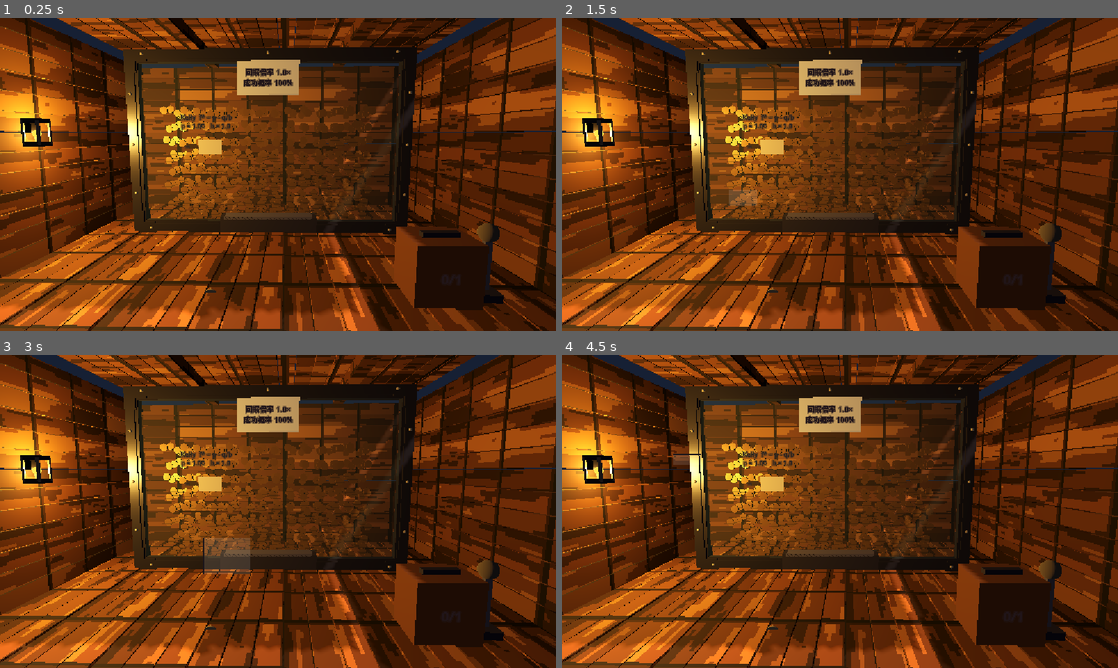
Above: before the commit, frames 1-4 (two rows, left to right).
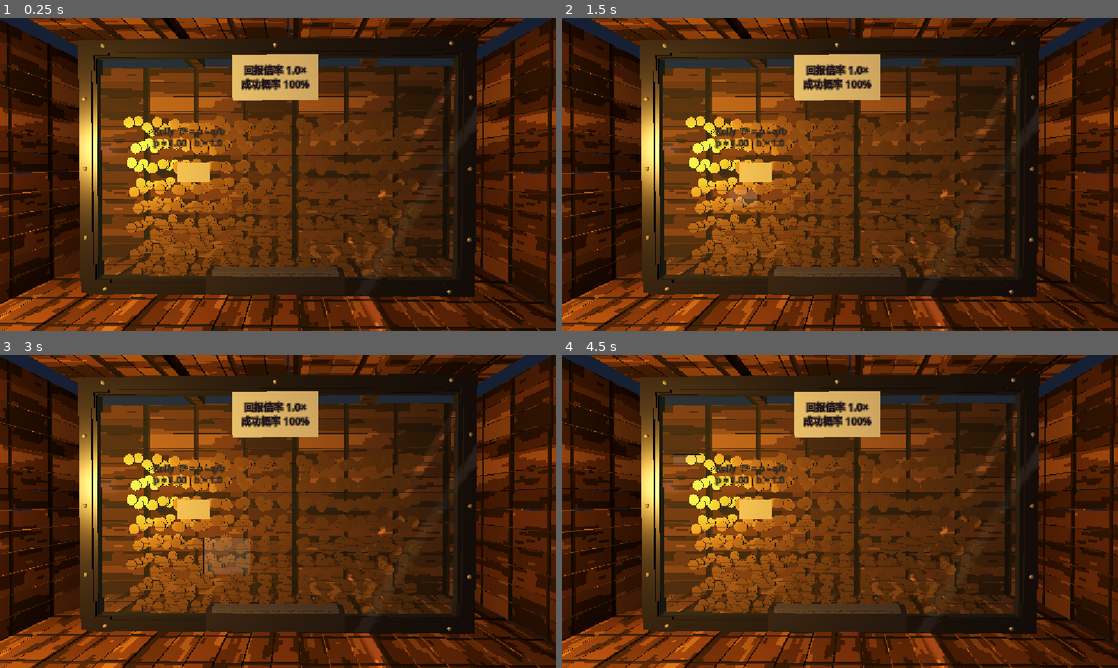
Above: after the commit, the same moments.

Repository: FFFpr/Ember-in-the-Night
Game: Godot game, scene res://art_style_demo/07_kelly_room/kelly_room.tscn
Two runs of this game, one before a commit and one after it. Both use one fixed random seed, a clock stepped at 60 frames per second and the inputs below. This scene is started directly instead of the project's main scene.
Inputs (mouse positions are in pixels of both pictures, inside the frame that each line leads up to):
- Up to frame 1 (0.25 s): no input
- Up to frame 2 (1.5 s): tap Enter at 0.5 s; move the mouse to (962, 158) at 0.52 s; press the mouse at (962, 158) at 0.53 s; release the mouse at (962, 158) at 1.25 s; tap Space at 1.25 s; drag from (728, 190) to (812, 237) at 1.27 s
- Up to frame 3 (3 s): move the mouse to (333, 442) at 2.02 s; press the mouse at (333, 442) at 2.03 s; release the mouse at (333, 442) at 2.75 s; tap Enter at 2.75 s; drag from (250, 574) to (111, 464) at 2.77 s
- Up to frame 4 (4.5 s): move the mouse to (1006, 558) at 3.52 s; press the mouse at (1006, 558) at 3.53 s; release the mouse at (1006, 558) at 4.25 s; tap Space at 4.25 s; drag from (673, 464) to (756, 433) at 4.27 s

The runs differ from the first frame. In frame 1, 69% of the frame differs, in the area x 0-100%, y 0-100%; in frame 2, 69%; in frame 3, 69%; in frame 4, 69%.

Commit message:
Match Kelly camera to the idle sample and use sprite coin box
The deposit target is a Sprite3D with hover scale and a black silhouette
outline, not a 3D cube. Load export PNGs when Godot imports are invalid.
Add the recessed right-wall window from the sample.

Co-authored-by: 544205300 <544205300@qq.com>

Diff:
--- a/art_style_demo/07_kelly_room/kelly_assets.gd
+++ b/art_style_demo/07_kelly_room/kelly_assets.gd
@@ -18,6 +18,9 @@
 const WOOD_WALL := ISSUE_29 + "wood_plank_wall.png"
 const MARKER_DIGITS := ISSUE_29 + "marker_digits.png"
 const WALL_LANTERN := ISSUE_29 + "wall_lantern.png"
+const COIN_BOX_SIDE := ISSUE_29 + "coin_box.png"
+const LEVER_SIDE := ISSUE_29 + "lever.png"
+const LEVER_DOWN_SIDE := ISSUE_29 + "lever_down.png"
 
 const REQUIRED_PATHS: PackedStringArray = [
 	COIN,
@@ -33,10 +36,17 @@
 
 static func tex(path: String) -> Texture2D:
 	if ResourceLoader.exists(path):
-		return load(path) as Texture2D
+		var loaded := load(path) as Texture2D
+		if loaded != null:
+			return loaded
 	if not FileAccess.file_exists(path):
 		return null
 	var img := Image.load_from_file(path)
 	if img == null or img.is_empty():
 		return null
 	return ImageTexture.create_from_image(img)
+
+
+static func tex_prefer(primary: String, fallback: String) -> Texture2D:
+	var a := tex(primary)
+	return a if a != null else tex(fallback)
--- a/art_style_demo/07_kelly_room/kelly_look.gd
+++ b/art_style_demo/07_kelly_room/kelly_look.gd
@@ -51,6 +51,7 @@
 static var _metal_hi: StandardMaterial3D
 static var _gap_mat: StandardMaterial3D
 static var _glass_mat: StandardMaterial3D
+static var _night_glass: StandardMaterial3D
 static var _marker_font: Font
 
 
@@ -90,6 +91,11 @@
 	_glass_mat.roughness = 0.06
 	_glass_mat.metallic = 0.18
 	_glass_mat.depth_draw_mode = BaseMaterial3D.DEPTH_DRAW_DISABLED
+	_night_glass = StandardMaterial3D.new()
+	_night_glass.albedo_color = Color(0.09, 0.13, 0.20, 0.82)
+	_night_glass.transparency = BaseMaterial3D.TRANSPARENCY_ALPHA
+	_night_glass.roughness = 0.12
+	_night_glass.metallic = 0.08
 	var base: Font = ThemeDB.fallback_font
 	if base != null:
 		var fv := FontVariation.new()
@@ -117,6 +123,35 @@
 		_ceiling_planks(host)
 	_beam(host, -1.15)
 	_beam(host, 0.85)
+	add_right_window(host)
+
+
+static func add_right_window(host: Node3D) -> void:
+	ensure_mats()
+	# Recessed night window in the right wall, as in fp_idle (far-right frame).
+	var x: float = ROOM_X1 - 0.01
+	var z0 := 0.18
+	var z1 := 1.02
+	var y0 := 0.78
+	var y1 := 1.92
+	var zmid: float = (z0 + z1) * 0.5
+	var ymid: float = (y0 + y1) * 0.5
+	var w: float = z1 - z0
+	var h: float = y1 - y0
+	var bar := 0.06
+	var well := 0.10
+	_box(host, Vector3(well, h + bar * 2.0, w + bar * 2.0), Vector3(x + well * 0.35, ymid, zmid), _wall_mats[0])
+	_box(host, Vector3(0.03, h, w), Vector3(x - 0.04, ymid, zmid), _night_glass)
+	_box(host, Vector3(0.05, bar, w + bar * 2.0), Vector3(x - 0.06, y0 - bar * 0.5, zmid), _wall_mats[0])
+	_box(host, Vector3(0.05, bar, w + bar * 2.0), Vector3(x - 0.06, y1 + bar * 0.5, zmid), _wall_mats[0])
+	_box(host, Vector3(0.05, h, bar), Vector3(x - 0.06, ymid, z0 - bar * 0.5), _wall_mats[0])
+	_box(host, Vector3(0.05, h, bar), Vector3(x - 0.06, ymid, z1 + bar * 0.5), _wall_mats[0])
+	_box(host, Vector3(0.04, 0.04, w), Vector3(x - 0.07, ymid, zmid), _metal_m)
+	_box(host, Vector3(0.04, h, 0.04), Vector3(x - 0.07, ymid, zmid), _metal_m)
+	_rivet(host, Vector3(x - 0.08, y0, z0))
+	_rivet(host, Vector3(x - 0.08, y0, z1))
+	_rivet(host, Vector3(x - 0.08, y1, z0))
+	_rivet(host, Vector3(x - 0.08, y1, z1))
 
 
 static func add_glass_wall(host: Node3D) -> void:
--- a/art_style_demo/07_kelly_room/kelly_room.gd
+++ b/art_style_demo/07_kelly_room/kelly_room.gd
@@ -29,7 +29,8 @@
 
 var _camera: Camera3D
 var _box: Node3D
-var _box_outline: MeshInstance3D
+var _box_sprite: Sprite3D
+var _box_outline: Sprite3D
 var _lever_arm: Node3D
 var _valve: Node3D
 var _sticker: Node3D
@@ -187,6 +188,8 @@
 
 
 func _update_box_hover() -> void:
+	if _box == null or _box_outline == null:
+		return
 	var hot: bool = (not _busy) and _round.phase == Round.Phase.PLAYING \
 			and _selected_coins.size() > 0 and _over_box(get_viewport().get_mouse_position())
 	_box.scale = Vector3(1.12, 1.12, 1.12) if hot else Vector3.ONE
@@ -209,7 +212,8 @@
 
 func _refresh_diegetic() -> void:
 	var boxed: String = _round.box_label()
-	_box_label.text = boxed
+	if _box_label != null:
+		_box_label.text = boxed
 	if _box_marker_root != null:
 		Look.set_box_marker(_box_marker_root, boxed)
 		_box_label.visible = not Look.has_marker_digits()
@@ -287,8 +291,8 @@
 
 
 func _pull_lever_anim() -> void:
-	var down := Assets.tex(Assets.LEVER_DOWN)
-	var up := Assets.tex(Assets.LEVER)
+	var down := Assets.tex_prefer(Assets.LEVER_DOWN_SIDE, Assets.LEVER_DOWN)
+	var up := Assets.tex_prefer(Assets.LEVER_SIDE, Assets.LEVER)
 	if _lever_sprite != null and down != null:
 		_lever_sprite.texture = down
 		await get_tree().create_timer(0.28).timeout
@@ -338,7 +342,10 @@
 
 
 func _over_box(pos: Vector2) -> bool:
-	return _in_screen_box(_box.global_position + Vector3(0, 0.22, 0), pos, Vector2(70, 80))
+	var origin: Vector3 = _box.global_position + Vector3(0, 0.28, 0)
+	if _box_sprite != null:
+		origin = _box_sprite.global_position
+	return _in_screen_box(origin, pos, Vector2(70, 80))
 
 
 func _over_lever(pos: Vector2) -> bool:
@@ -385,11 +392,12 @@
 	_make_env()
 	_make_room()
 	_camera = Camera3D.new()
-	_camera.position = Vector3(0.04, 1.28, 2.38)
+	# Eye-level, straight at the back wall — match fp_idle, not a high close-up.
+	_camera.position = Vector3(-0.06, 1.18, 2.36)
 	_camera.current = true
-	_camera.fov = 54.0
+	_camera.fov = 40.0
 	add_child(_camera)
-	_camera.look_at(Vector3(-0.06, 0.82, -1.08))
+	_camera.look_at(Vector3(-0.16, 1.10, -1.40))
 	_market = Node3D.new()
 	_market.name = "Market"
 	add_child(_market)
@@ -422,7 +430,7 @@
 	sun.light_energy = 0.55
 	sun.shadow_enabled = true
 	add_child(sun)
-	Look.add_lantern(self, Vector3(-2.40, 1.12, -0.48))
+	Look.add_lantern(self, Vector3(-2.38, 1.22, 0.22))
 
 
 func _make_room() -> void:
@@ -461,32 +469,31 @@
 
 func _make_box() -> void:
 	_box = Node3D.new()
-	_box.position = Vector3(1.18, 0.0, 0.12)
+	_box.position = Vector3(1.38, 0.0, 0.42)
 	add_child(_box)
-	var body := _box_mesh(Vector3(0.48, 0.52, 0.42), WOOD_M, Vector3(0, 0.26, 0))
-	_box.add_child(body)
-	var slot := _box_mesh(Vector3(0.28, 0.04, 0.06), METAL_D, Vector3(0, 0.54, 0.02))
-	_box.add_child(slot)
-	_box_outline = _box_mesh(Vector3(0.54, 0.58, 0.48), OUTLINE, Vector3(0, 0.26, 0))
+	var box_tex := Assets.tex_prefer(Assets.COIN_BOX_SIDE, Assets.COIN_BOX)
+	if box_tex == null:
+		push_warning("Kelly coin box sprite missing; hover outline needs a 2D sprite")
+		return
+	var px := 0.011
+	_box_sprite = _prop_sprite(box_tex, Vector3(0, FLOOR_Y, 0), px, true)
+	_box.add_child(_box_sprite)
+	_box_outline = _prop_sprite(box_tex, _box_sprite.position, px * 1.14, false)
+	_box_outline.position = _box_sprite.position + Vector3(0.0, 0.0, -0.014)
+	_box_outline.modulate = OUTLINE
+	_box_outline.shaded = false
+	_box_outline.cast_shadow = GeometryInstance3D.SHADOW_CASTING_SETTING_OFF
 	_box_outline.visible = false
 	_box.add_child(_box_outline)
-	var box_tex := Assets.tex(Assets.COIN_BOX)
-	if box_tex != null:
-		body.visible = false
-		slot.visible = false
-		_box.add_child(_prop_sprite(box_tex, Vector3(0, FLOOR_Y, 0), 0.012, true))
-	_box_label = _marker_label(Vector3(0, 0.28, 0.22), 40)
+	_box_label = _marker_label(Vector3(0, 0.34, 0.03), 40)
 	_box.add_child(_box_label)
 	_box_marker_root = Node3D.new()
-	if box_tex != null:
-		_box_marker_root.position = Vector3(0.02, 0.36, 0.05)
-	else:
-		_box_marker_root.position = Vector3(0.0, 0.28, 0.22)
+	_box_marker_root.position = Vector3(0.0, 0.34, 0.04)
 	_box.add_child(_box_marker_root)
 
 
 func _make_lever() -> void:
-	var lever_pos := Vector3(1.52, FLOOR_Y, 0.16)
+	var lever_pos := Vector3(1.72, FLOOR_Y, 0.46)
 	var base := _box_mesh(Vector3(0.18, 0.12, 0.18), METAL_D, Vector3(lever_pos.x, 0.06, lever_pos.z))
 	add_child(base)
 	_lever_arm = Node3D.new()
@@ -505,7 +512,7 @@
 	knob.material_override = kmat
 	knob.position = Vector3(0, 0.44, 0)
 	_lever_arm.add_child(knob)
-	var lever_tex := Assets.tex(Assets.LEVER)
+	var lever_tex := Assets.tex_prefer(Assets.LEVER_SIDE, Assets.LEVER)
 	if lever_tex != null:
 		base.visible = false
 		shaft.visible = false
--- a/art_style_demo/07_kelly_room/tests/test_kelly_round.gd
+++ b/art_style_demo/07_kelly_room/tests/test_kelly_round.gd
@@ -322,6 +322,8 @@
 	_expect(Assets.tex(Assets.WALL_LANTERN) != null, "issue 29 wall lantern loads")
 	_expect(FileAccess.file_exists(Assets.MARKER_DIGITS), "issue 29 marker digit atlas exists")
 	_expect(Assets.tex(Assets.MARKER_DIGITS) != null, "issue 29 marker digit atlas loads")
+	_expect(Assets.tex(Assets.COIN_BOX) != null, "coin box sprite loads for hover outline")
+	_expect(Assets.tex(Assets.LEVER) != null, "lever sprite loads")
 
 
 func _test_marker_digits_atlas() -> void:
